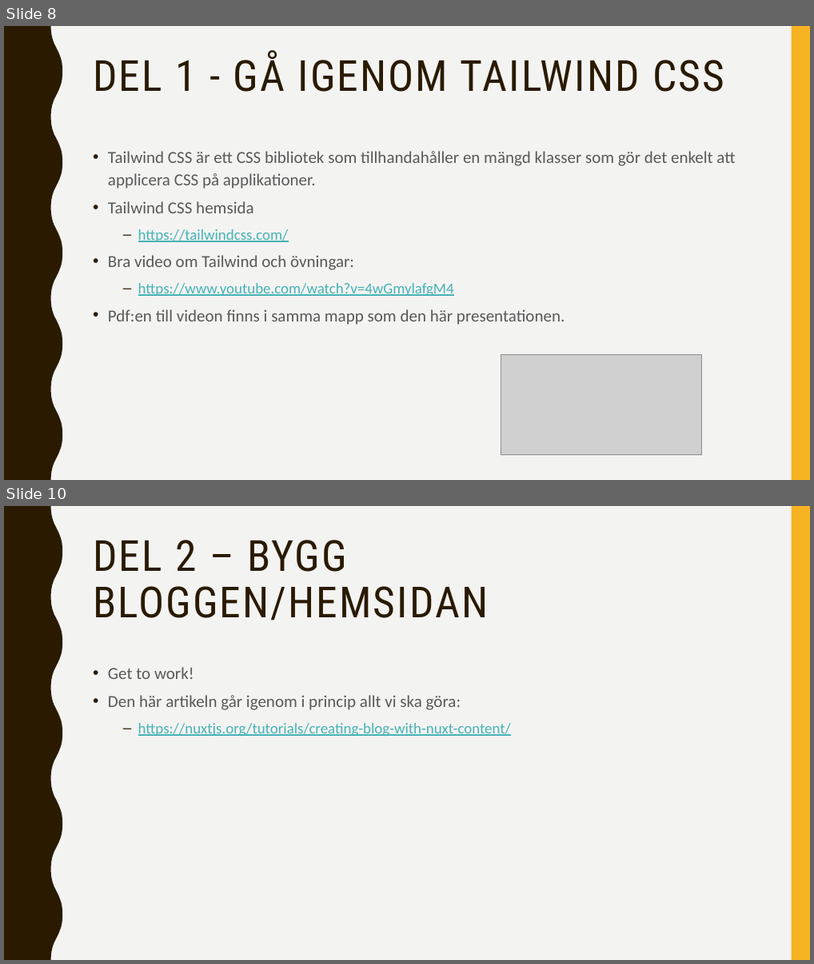
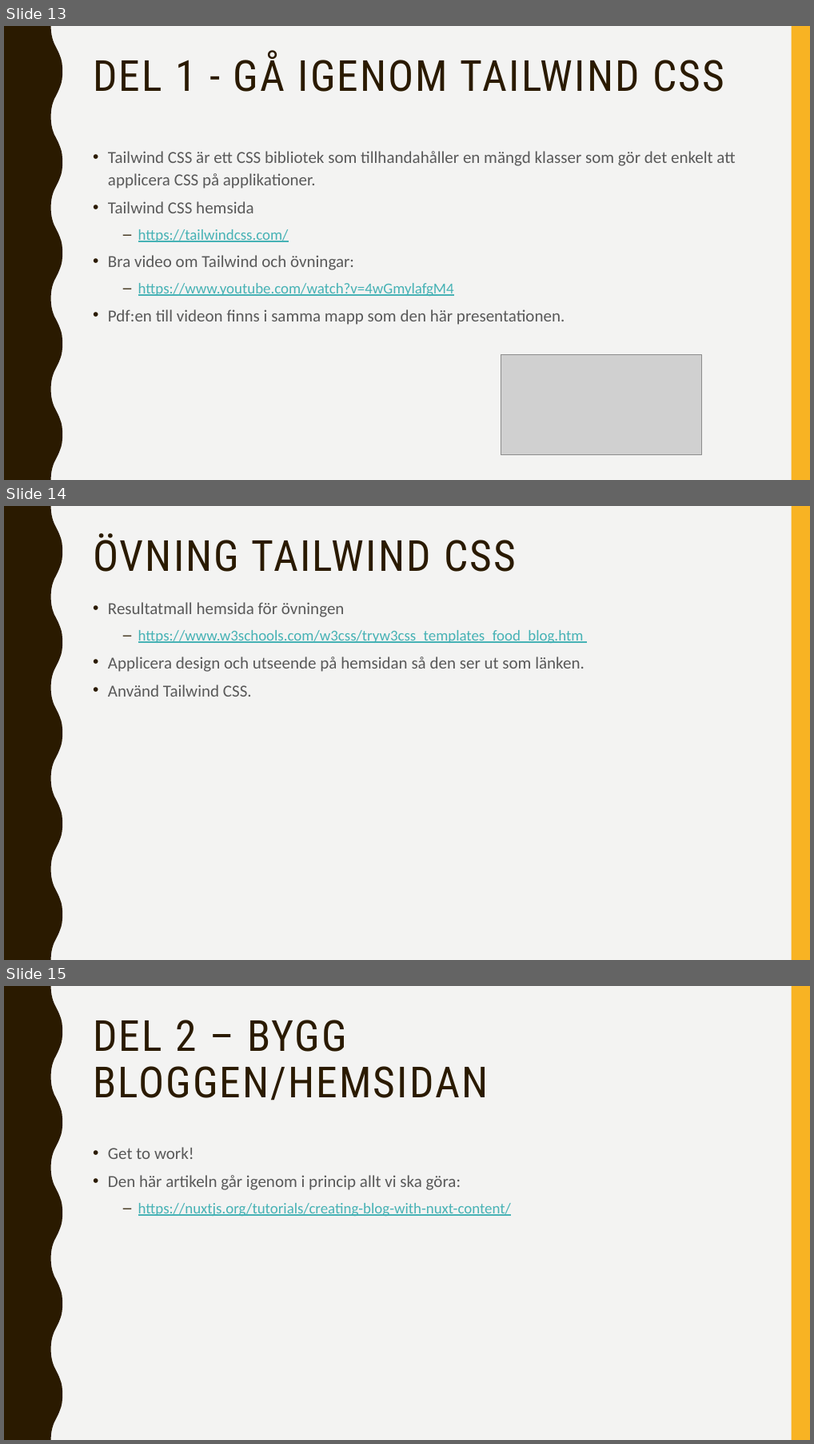
Before and after one commit to abbjetmus/programmering, a slide deck: Blogg-Projektet/Bygga-Blogg.pptx. Shown one above the other, each under a label of ours: slides 8 and 10 before the commit, slides 13, 14 and 15 after it; the slides between them are not shown. The pictures are 814x964 and 814x1444 pixels, drawn with LibreOffice and Linux fonts; fonts in the diff are those of the drawing; grey boxes stand for pictures. Boxes give left, top, right and bottom in pixels: in the first picture for what was removed or moved away, otherwise in the second. Text is boxed around its words. In the diff, an @@ line names an element or a change of style, - is before the commit and + after.

Commit message:
latest changes to blog

```diff
--- a/Blogg-Projektet/Bygga-Blogg.pptx
+++ b/Blogg-Projektet/Bygga-Blogg.pptx
@@ slide 14 added at box(4, 506, 810, 960), background #F3F3F2; not listed: 2 template elements that a slide beside it also shows @@
@@ title added at box(93, 533, 516, 572), 51 pt, text #2A1A00 @@
+ÖVNING TAILWIND CSS
@@ text added at box(108, 602, 585, 696), 20 pt, text #595959 @@
+• Resultatmall hemsida för övningen
+  – https://www.w3schools.com/w3css/tryw3css_templates_food_blog.htm
+• Applicera design och utseende på hemsidan så den ser ut som länken.
+• Använd Tailwind CSS.
@@ what was slide 8 is now slide 13 @@
@@ what was slide 10 is now slide 15 @@
```
Also in this commit, not shown: 1 slide changed, 4 other slides added.
